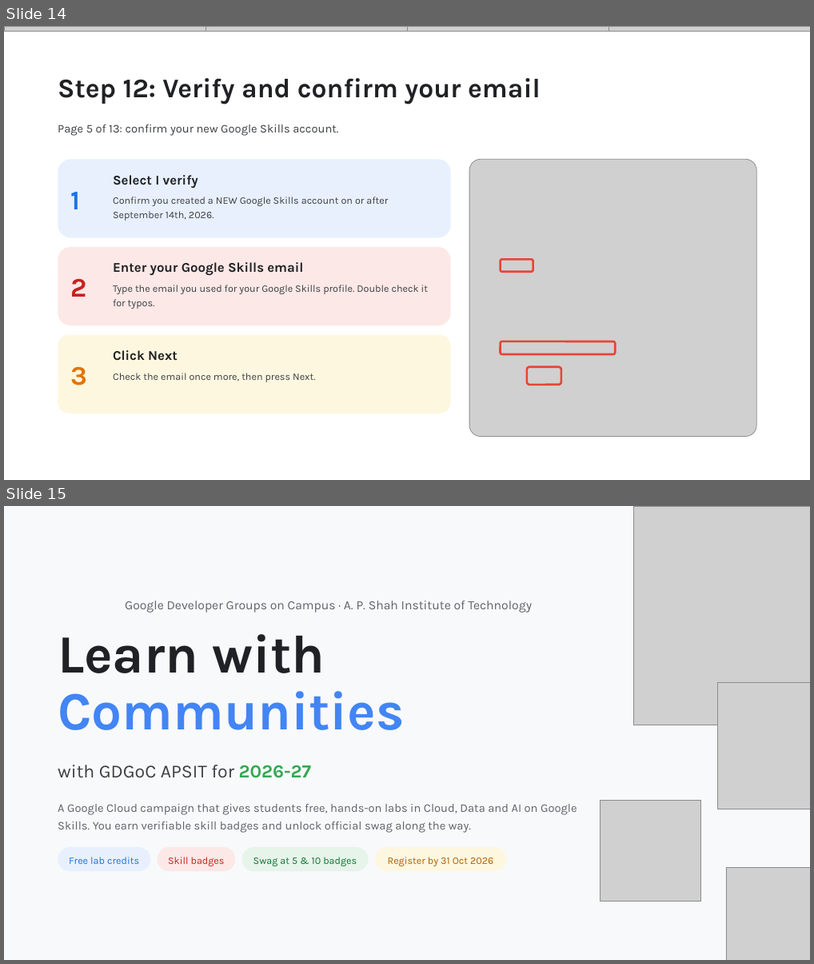
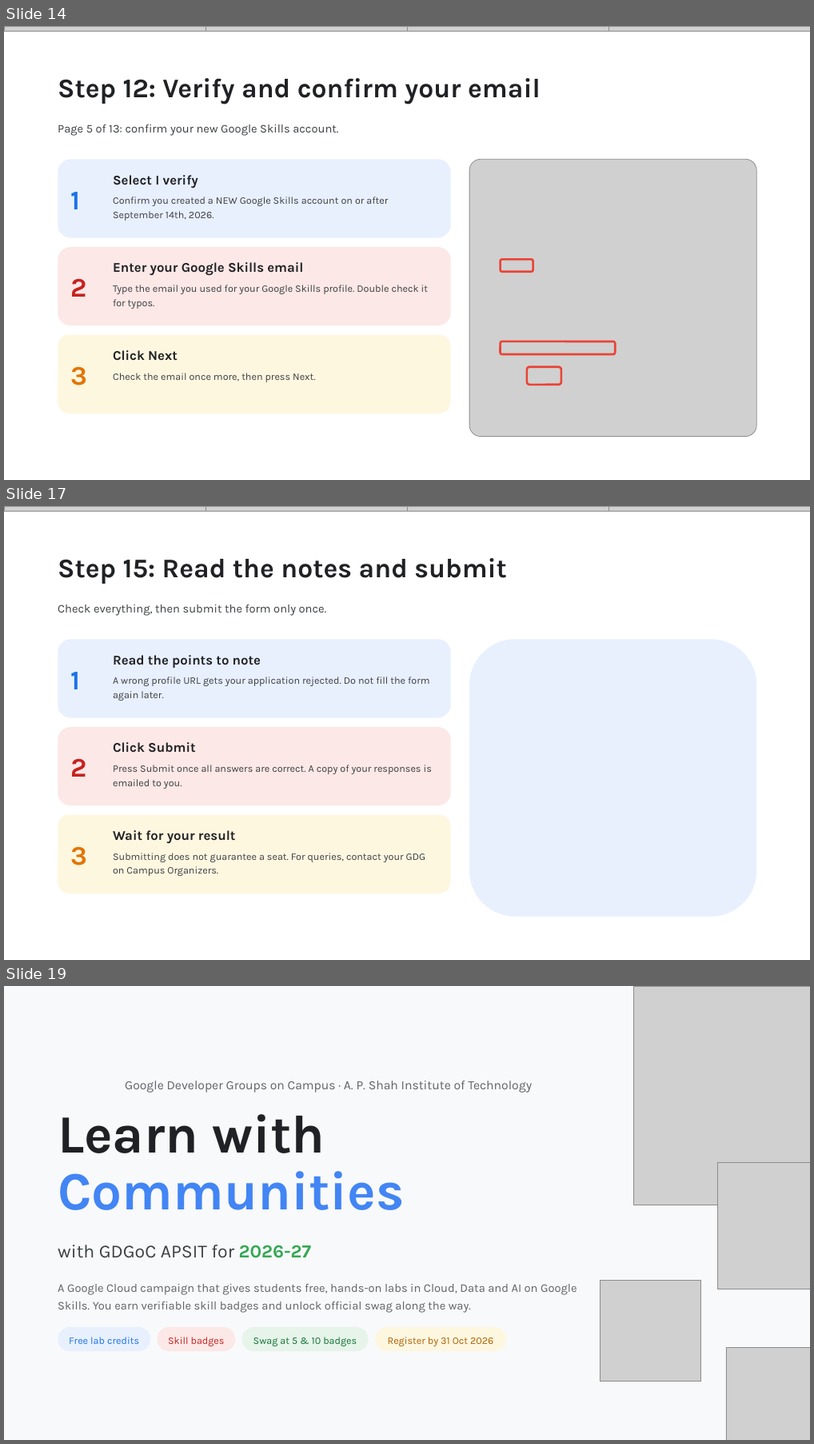
Before and after one commit to Viverun/Realism_Grade, a slide deck: Skill_Boost_Registration_Guide.pptx. Shown one above the other, each under a label of ours: slides 14 and 15 before the commit, slides 14, 17 and 19 after it; the slides between them are not shown. The pictures are 814x964 and 814x1444 pixels, drawn with LibreOffice and Linux fonts; fonts in the diff are those of the drawing; grey boxes stand for pictures; background and template pictures are left out. Boxes give left, top, right and bottom in pixels: in the first picture for what was removed or moved away, otherwise in the second. Text is boxed around its words. In the diff, an @@ line names an element or a change of style, - is before the commit and + after.

```diff
--- a/Skill_Boost_Registration_Guide.pptx
+++ b/Skill_Boost_Registration_Guide.pptx
@@ slide 17 added at [4, 506, 810, 960], background #FFFFFF @@
@@ picture added at [4, 506, 206, 511] @@
@@ picture added at [206, 506, 407, 511] @@
@@ picture added at [407, 506, 609, 511] @@
@@ picture added at [609, 506, 810, 511] @@
@@ title added at [58, 558, 507, 584], 32 pt, text #202124, bold @@
+Step 15: Read the notes and submit
@@ text added at [58, 604, 327, 616], 14 pt, text #3C4043 @@
+Check everything, then submit the form only once.
@@ rounded rectangle added at [58, 639, 451, 718], fill #E8F0FE @@
@@ rounded rectangle added at [470, 639, 757, 916], fill #E8F0FE @@
@@ text added at [70, 672, 80, 689], 32 pt, text #1A73E8, bold @@
+1
@@ text added at [113, 655, 261, 668], 16 pt, text #202124, bold @@
+Read the points to note
@@ text added at [113, 676, 430, 700], 12 pt, text #3C4043 @@
+A wrong profile URL gets your application rejected. Do not fill the form again later.
@@ rounded rectangle added at [58, 727, 451, 805], fill #FCE8E6 @@
@@ text added at [113, 742, 195, 752], 16 pt, text #202124, bold @@
+Click Submit
@@ text added at [70, 758, 86, 776], 32 pt, text #C5221F, bold @@
+2
@@ text added at [113, 764, 432, 788], 12 pt, text #3C4043 @@
+Press Submit once all answers are correct. A copy of your responses is emailed to you.
@@ rounded rectangle added at [58, 815, 451, 893], fill #FEF7E0 @@
@@ text added at [113, 830, 235, 843], 16 pt, text #202124, bold @@
+Wait for your result
@@ text added at [70, 846, 87, 865], 32 pt, text #E37400, bold @@
+3
@@ text added at [113, 852, 426, 876], 12 pt, text #3C4043 @@
+Submitting does not guarantee a seat. For queries, contact your GDG on Campus Organizers.
@@ what was slide 15 is now slide 19 @@
```
Also in this commit, not shown: 3 other slides added.
